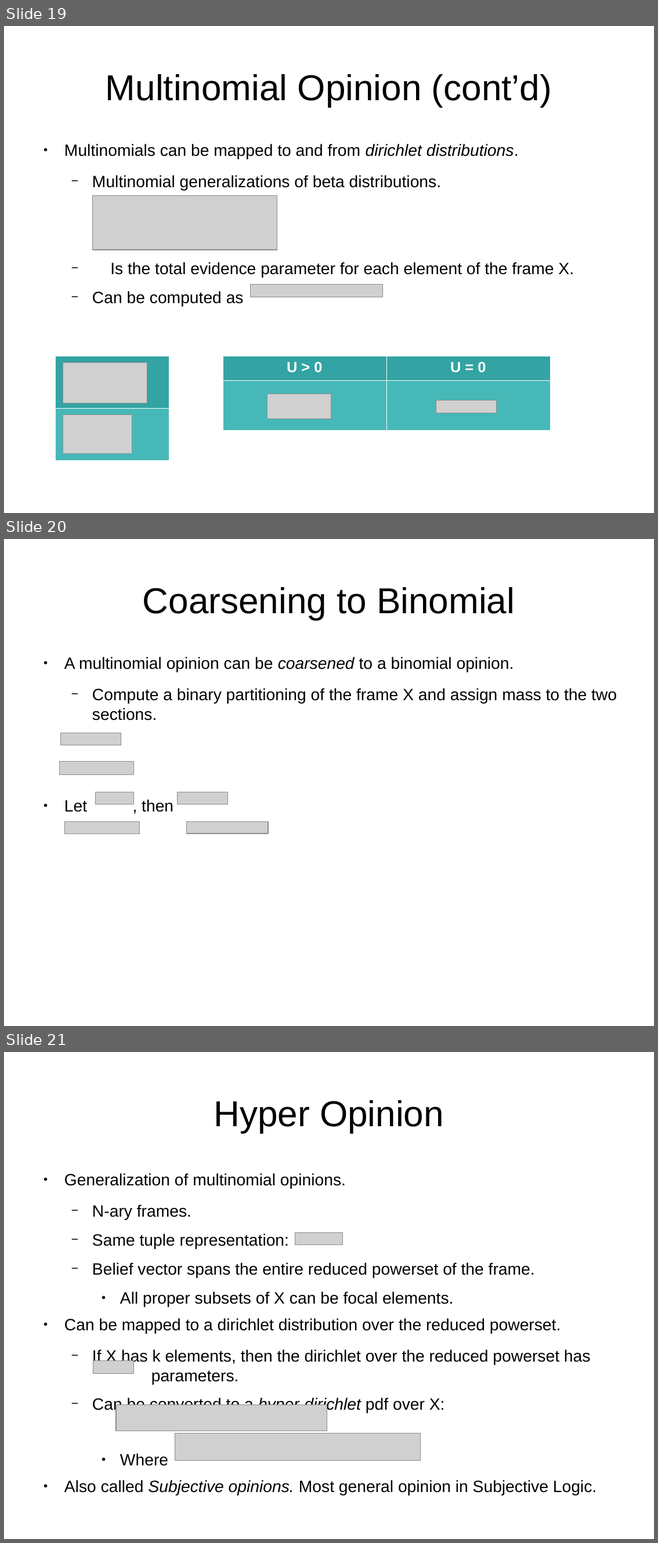
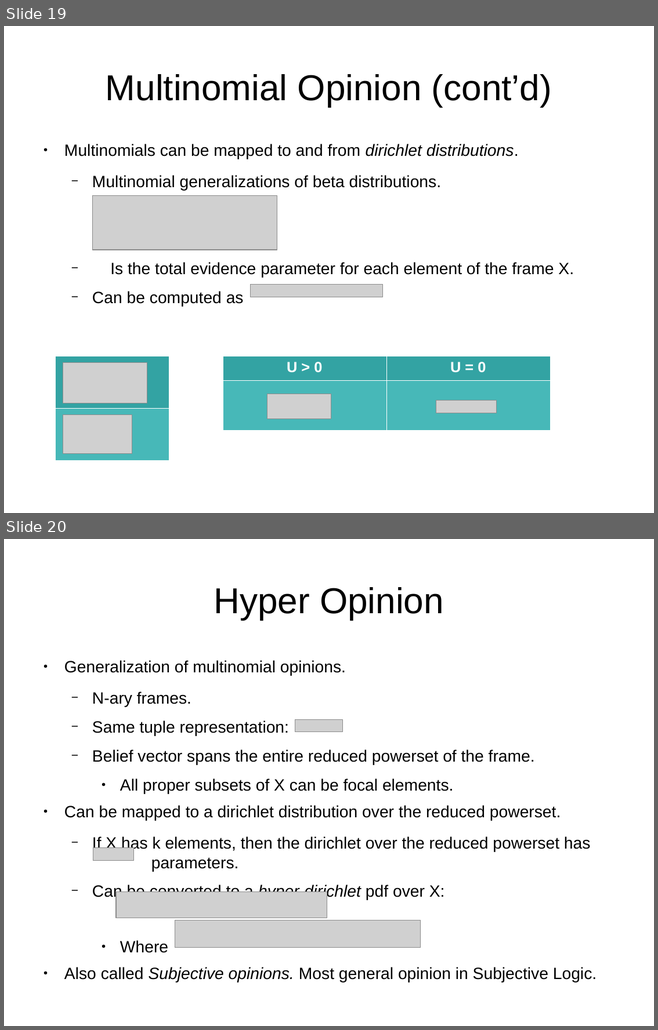
Before and after one commit to bstamour/SLHS, a slide deck: docs/proposal.odp. Shown one above the other, each under a label of ours: slides 19, 20 and 21 before the commit, slides 19 and 20 after it. The pictures are 658x1543 and 658x1030 pixels, drawn with LibreOffice and Linux fonts; fonts in the diff are those of the drawing; grey boxes stand for pictures; background and template pictures are left out. Boxes give left, top, right and bottom in pixels: in the first picture for what was removed or moved away, otherwise in the second. Text is boxed around its words. In the diff, an @@ line names an element or a change of style, - is before the commit and + after.

```diff
--- a/docs/proposal.odp
+++ b/docs/proposal.odp
@@ slide 20 removed at [4,539,654,1026], background #FFFFFF @@
@@ title removed at [143,587,514,620] @@
-Coarsening to Binomial
@@ text removed at [64,657,616,812] @@
-● A multinomial opinion can be coarsened to a binomial opinion.
-  − Compute a binary partitioning of the frame X and assign mass to the two sections.
-● Let , then
@@ picture removed at [61,733,121,745] @@
@@ picture removed at [60,761,134,775] @@
@@ picture removed at [96,792,134,804] @@
@@ picture removed at [177,792,228,804] @@
@@ picture removed at [65,822,140,834] @@
@@ picture removed at [187,822,268,834] @@
@@ what was slide 21 is now slide 20 @@
```
Also in this commit, not shown: 3 slides added, 2 other slides removed.
